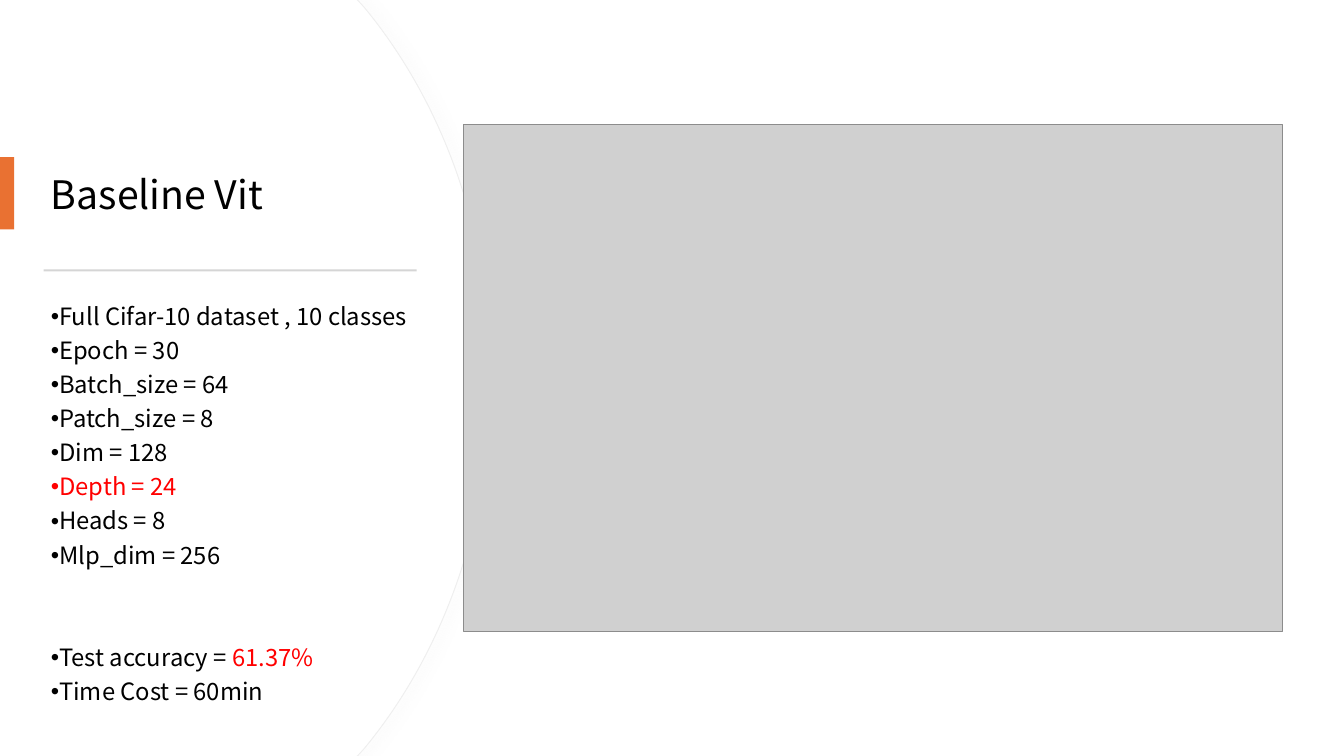
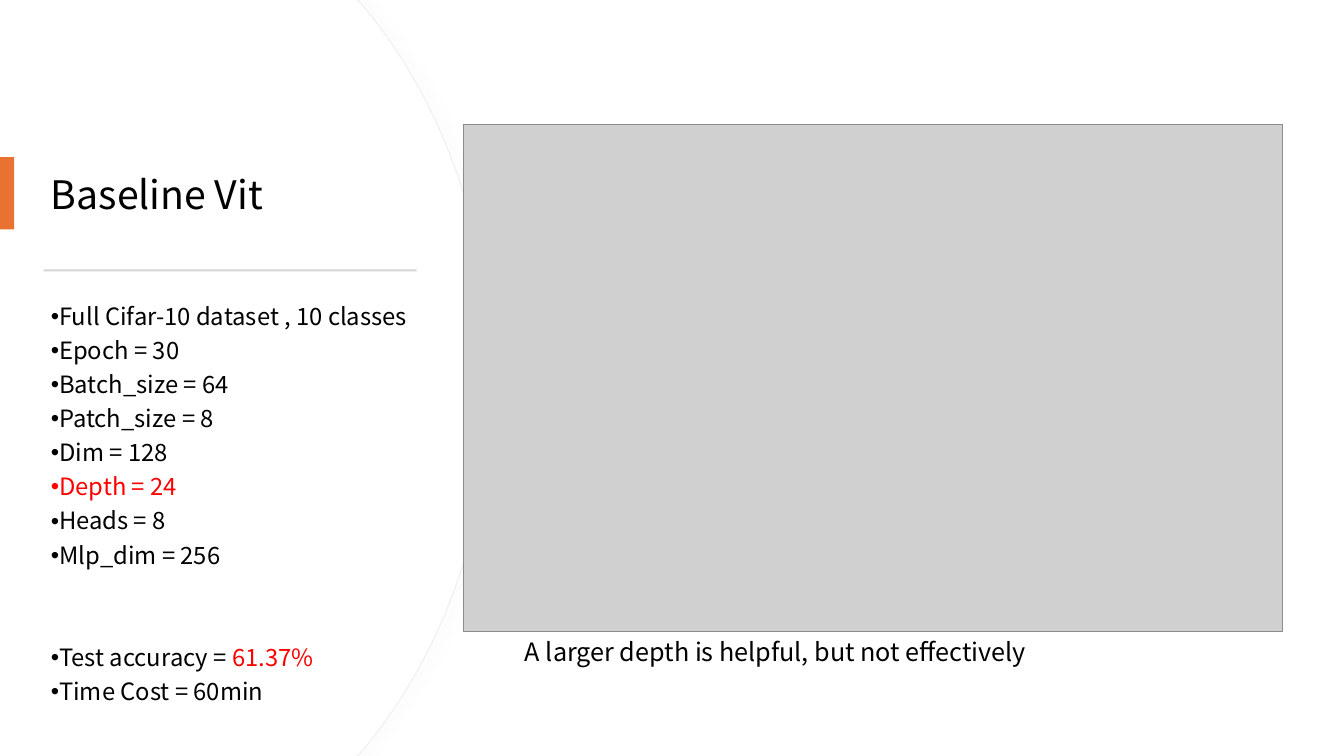
Before and after one commit to 410oldfish/Adv-CV, a slide deck: slide 12 of A1/Report/Vit.pptx. Drawn at 1344x756 pixels with LibreOffice and Linux fonts; fonts in the diff are those of the drawing; grey boxes stand for pictures. Boxes give left, top, right and bottom in pixels: in the first picture for what was removed or moved away, otherwise in the second. Text is boxed around its words. In the diff, an @@ line names an element or a change of style, - is before the commit and + after.

```diff
--- a/A1/Report/Vit.pptx
+++ b/A1/Report/Vit.pptx
@@ text added at (525, 640, 1026, 667), 18 pt, text #000000 @@
+A larger depth is helpful, but not effectively
```
Also in this commit, not shown: 6 other slides changed, 2 slides added.
